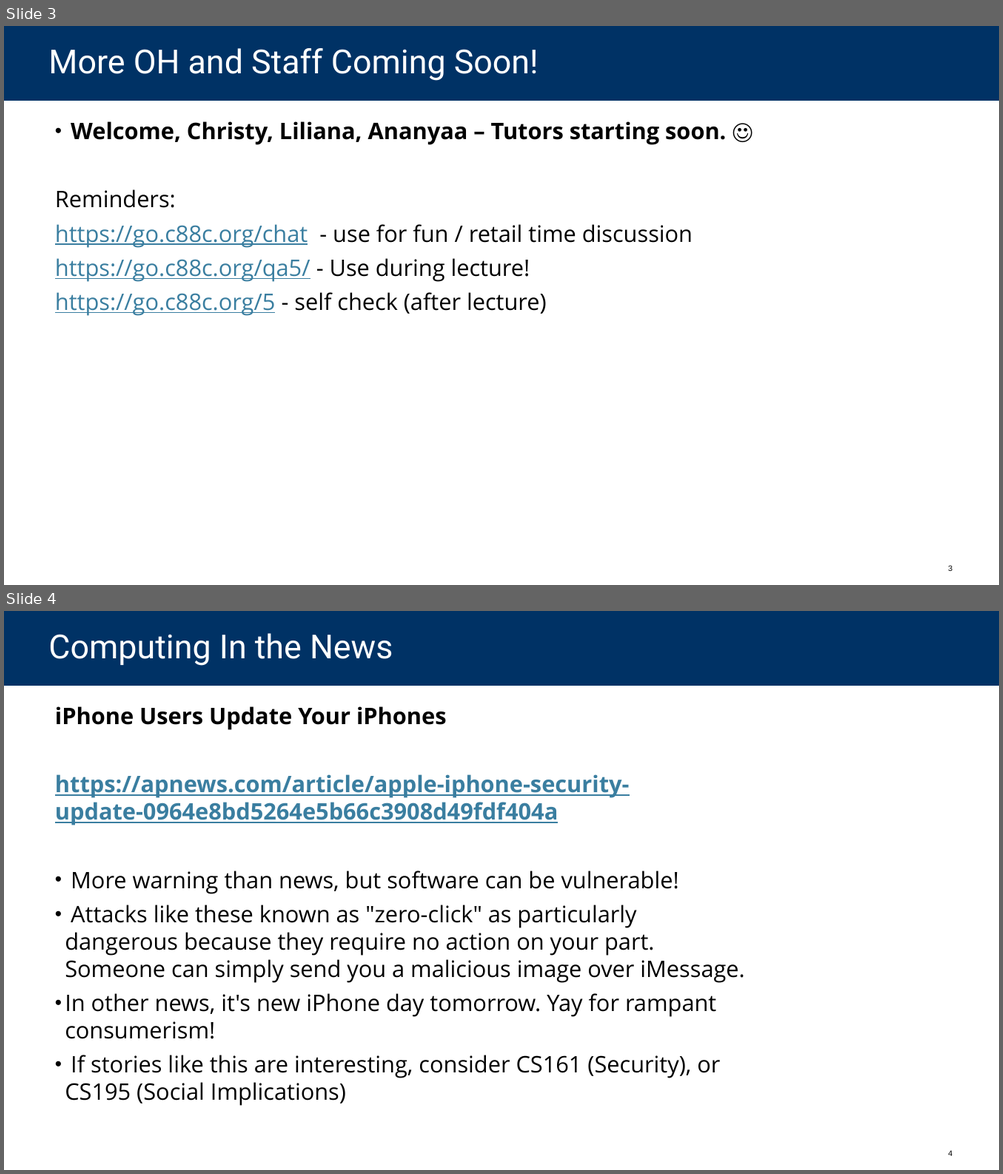
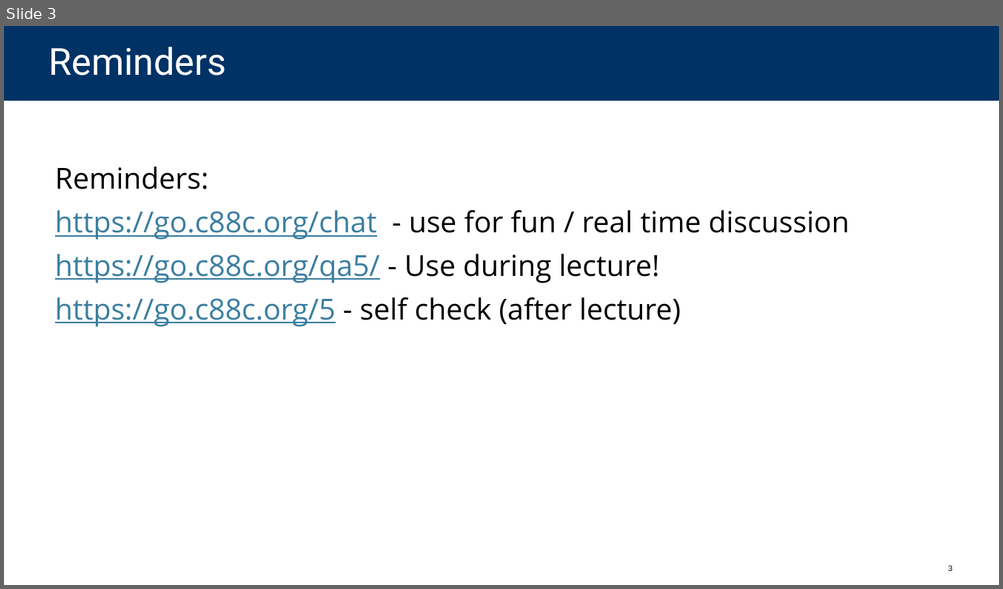
Before and after one commit to cs88-website/sp24, a slide deck: assets/slides/sp24/05-HOFs.pptx. Shown one above the other, each under a label of ours: slides 3 and 4 before the commit, slide 3 after it. The pictures are 1003x1174 and 1003x589 pixels, drawn with LibreOffice and Linux fonts; fonts in the diff are those of the drawing. Boxes give left, top, right and bottom in pixels: in the first picture for what was removed or moved away, otherwise in the second. Text is boxed around its words. In the diff, an @@ line names an element or a change of style, - is before the commit and + after.

```diff
--- a/assets/slides/sp24/05-HOFs.pptx
+++ b/assets/slides/sp24/05-HOFs.pptx
@@ slide 4 removed at (4, 611, 999, 1170), background #FFFFFF @@
@@ title removed at (4, 611, 999, 686) @@
-Computing In the News
@@ text removed at (55, 706, 744, 1106) @@
-iPhone Users Update Your iPhones
-https://apnews.com/article/apple-iphone-security-update-0964e8bd5264e5b66c3908d49fdf404a
-• More warning than news, but software can be vulnerable!
-• Attacks like these known as "zero-click" as particularly dangerous because they require no action on your part. Someone can simply send you a malicious image over iMessage.
-• In other news, it's new iPhone day tomorrow. Yay for rampant consumerism!
-• If stories like this are interesting, consider CS161 (Security), or CS195 (Social Implications)
@@ page number removed at (948, 1150, 952, 1156) @@
-4
@@ slide 3 changed as well @@
@@ title at (48, 47, 226, 76): text changed; size 32 to 36 pt @@
-More OH and Staff Coming Soon!
+Reminders
@@ text at (71, 121, 726, 145): paragraph removed @@
-• Welcome, Christy, Liliana, Ananyaa – Tutors starting soon. ☺
@@ text at (55, 167, 680, 327): size 22 to 28 pt in "Reminders:", "https://go.c88c.org/qa5/ - Use during lecture!", "https://go.c88c.org/5 - self check (after lecture)"; more space between paragraphs @@
@@ text at (55, 210, 849, 240): text changed; size 22 to 28 pt @@
-https://go.c88c.org/chat - use for fun / retail time discussion
+https://go.c88c.org/chat - use for fun / real time discussion
```
Also in this commit, not shown: 36 other slides changed, 1 slide added, 7 other files.
